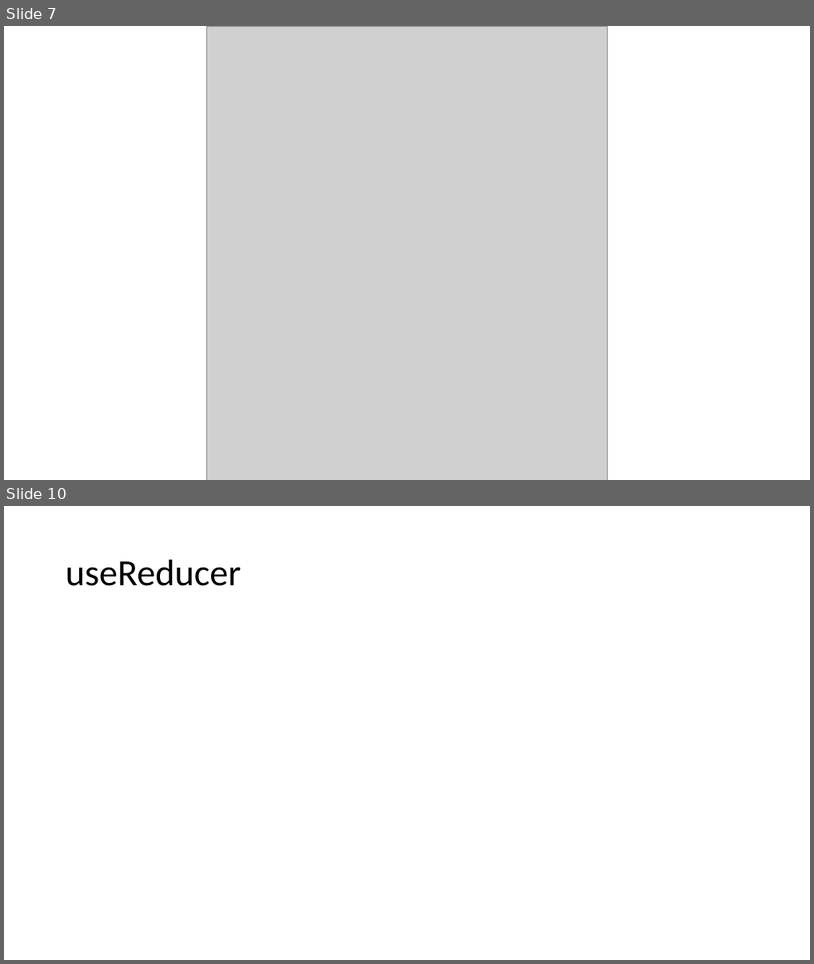
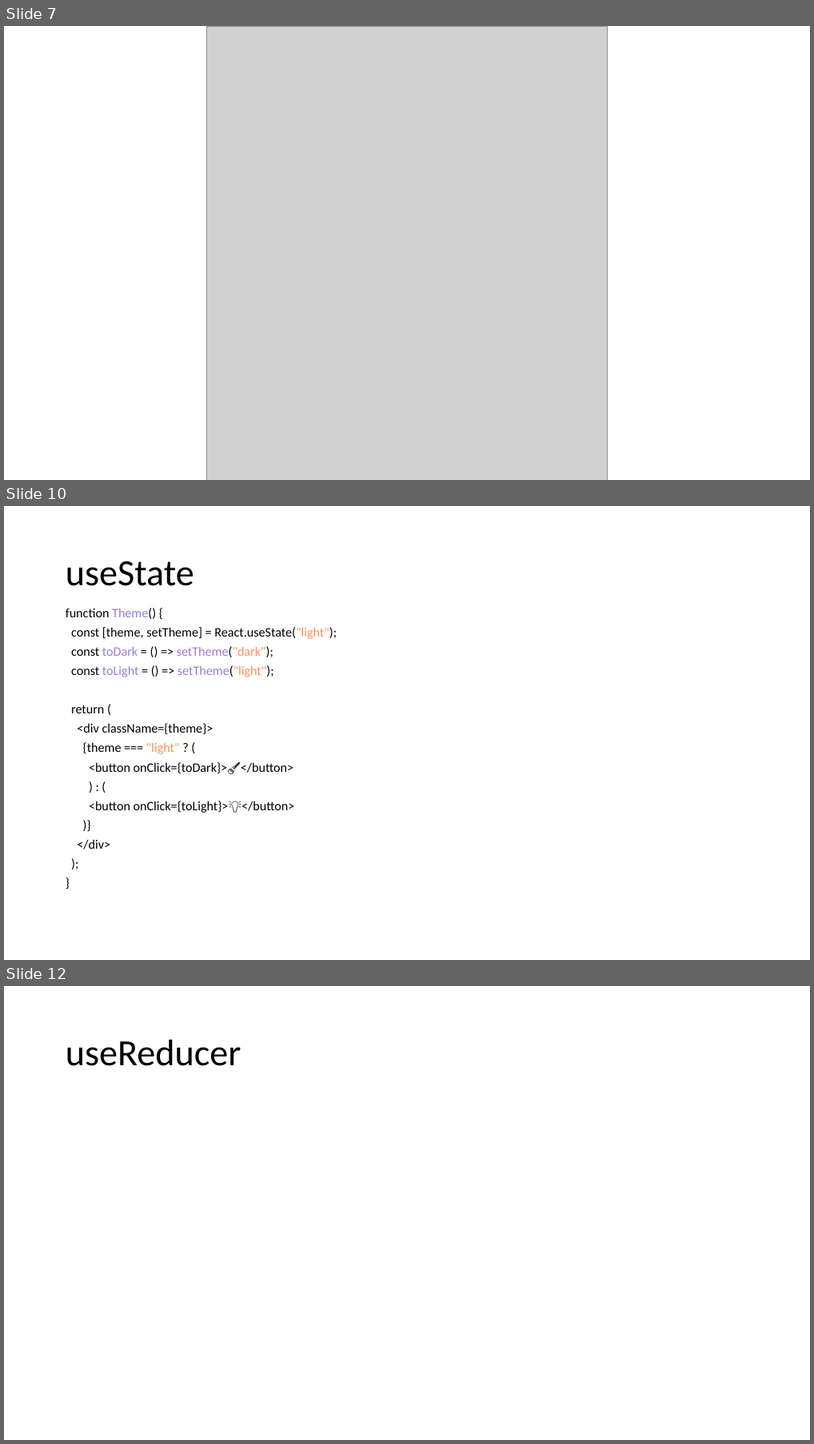
Before and after one commit to davidlambl/Lunch-and-Learns, a slide deck: Powerpoint Deck/React-State-Management.pptx. Shown one above the other, each under a label of ours: slides 7 and 10 before the commit, slides 7, 10 and 12 after it; the slides between them are not shown. The pictures are 814x964 and 814x1444 pixels, drawn with LibreOffice and Linux fonts; fonts in the diff are those of the drawing; grey boxes stand for pictures. Boxes give left, top, right and bottom in pixels: in the first picture for what was removed or moved away, otherwise in the second. Text is boxed around its words. In the diff, an @@ line names an element or a change of style, - is before the commit and + after.

```diff
--- a/Powerpoint Deck/React-State-Management.pptx
+++ b/Powerpoint Deck/React-State-Management.pptx
@@ slide 10 added at (4, 506, 810, 960), background #FFFFFF @@
@@ title added at (66, 561, 194, 586), 44 pt, text #000000 @@
+useState
@@ text added at (66, 608, 337, 849), 15.4 pt, text #000000 @@
+function Theme() {
+const [theme, setTheme] = React.useState("light");
+const toDark = () => setTheme("dark");
+const toLight = () => setTheme("light");
+return (
+<div className={theme}>
+{theme === "light" ? (
+<button onClick={toDark}>🔦</button>
+) : (
+<button onClick={toLight}>💡</button>
+)}
+</div>
+);
+}
@@ what was slide 10 is now slide 12 @@
```
Also in this commit, not shown: 2 slides changed, 4 other slides added, 1 slide removed, 2 other files.
